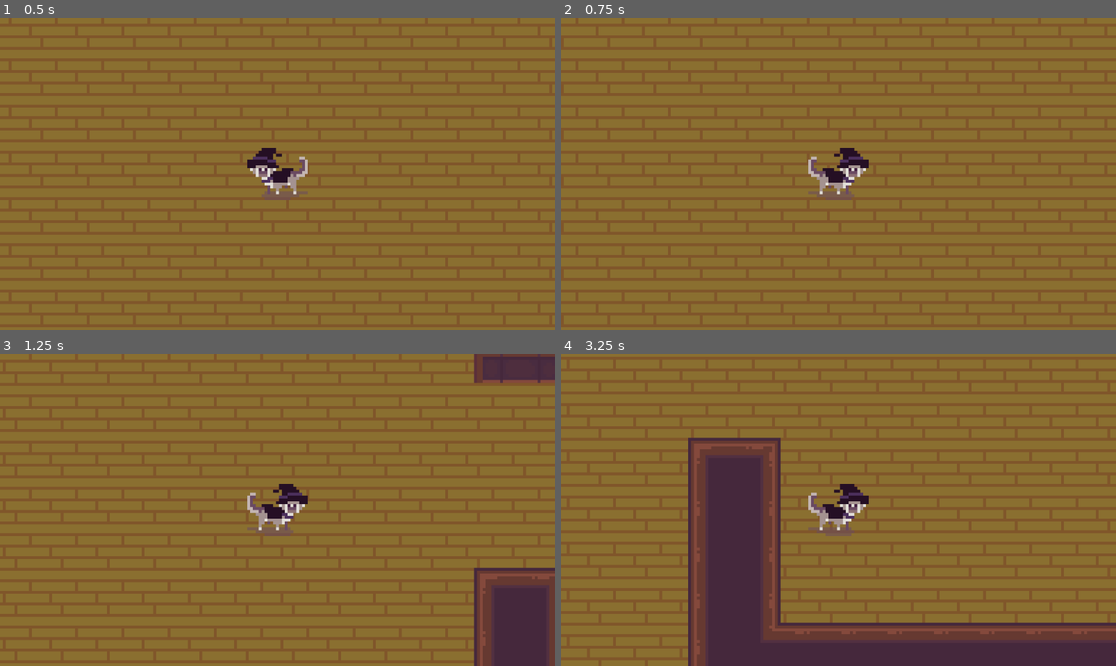
Above: before the commit, frames 1-4 (two rows, left to right).
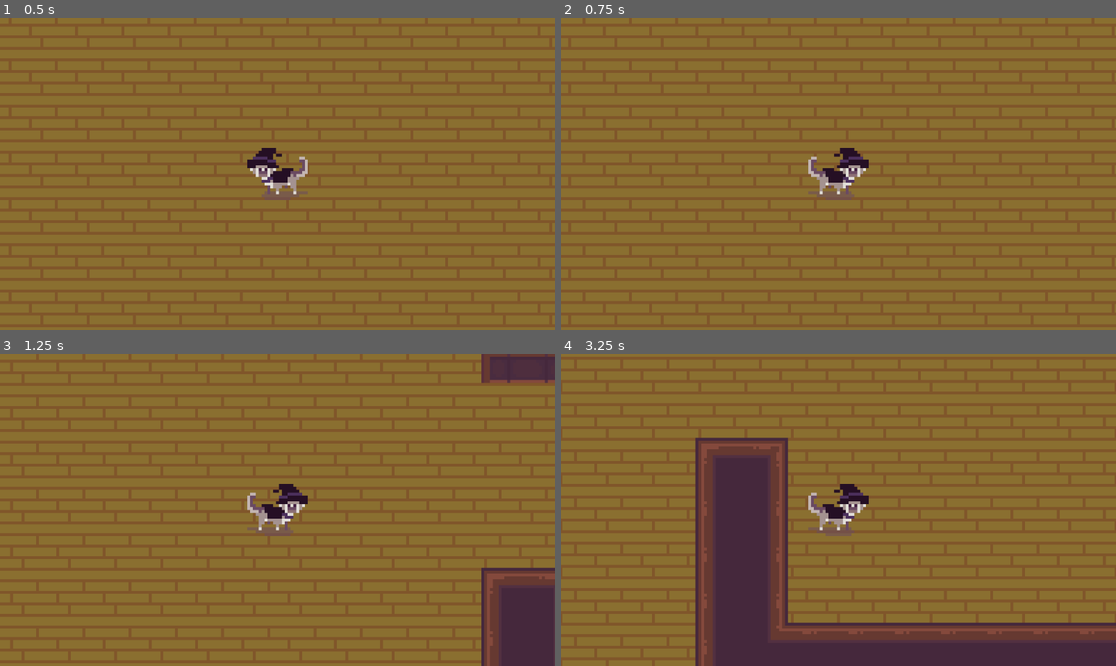
Above: after the commit, the same moments.

Repository: Tarnest/witch-cooking-game
Game: Godot game, scene res://Main/main.tscn
Same seed, same stepped clock (60 frames per second), same inputs: the game is played once before the commit and once after it. The engine's default icon, where the game draws it, is replaced by a stand-in: a white triangle on a blue panel in a dark square.
Inputs (mouse positions are in pixels of both pictures, inside the frame that each line leads up to):
- Up to frame 1 (0.5 s): no input
- Up to frame 2 (0.75 s): tap Enter at 0.5 s; move the mouse to (960, 158) at 0.52 s; press the mouse at (960, 158) at 0.53 s; hold D (move_right) from 0.53 s (still down)
- Up to frame 3 (1.25 s): keep holding D (move_right)
- Up to frame 4 (3.25 s): move the mouse to (727, 525) at 1.27 s; release D (move_right) at 1.28 s; release the mouse at (727, 525) at 1.28 s; hold S (move_down) 1.28-2.03 s; click (727, 525) at 1.35 s; move the mouse to (894, 441) at 2.02 s; press the mouse at (894, 441) at 2.03 s; hold D (move_right) 2.03-2.78 s; move the mouse to (810, 572) at 2.77 s; release the mouse at (810, 572) at 2.78 s; hold W (move_up) from 2.78 s (still down); click (810, 572) at 2.85 s

Frame 1 is identical in both runs. In frame 2, 5.7% of the frame differs, in the area x 0-100%, y 0-98%; in frame 3, 6.8%; in frame 4, 9.1%, in the area x 0-100%, y 2-100%.

Commit message:
Added State Machine to Player

Diff:
--- a/Player/player.gd
+++ b/Player/player.gd
@@ -1,9 +1,28 @@
 extends CharacterBody2D
 
+enum state {
+	IDLE,
+	MOVING
+}
+
+@export var speed = 200
+var current_state = state.IDLE
 var direction = Vector2.ZERO
-@export var speed = 200
 
 func _physics_process(delta):
+	match current_state:
+		state.IDLE: idle()
+		state.MOVING: moving()
+
+
+func idle():
+	if Input.is_action_pressed("moving"):
+		current_state = state.MOVING
+
+func moving():
+	if !Input.is_action_pressed("moving"):
+		current_state = state.IDLE
+
 	var direction = Vector2.ZERO
 
 	if Input.is_action_pressed("move_up"):
--- a/project.godot
+++ b/project.godot
@@ -51,6 +51,14 @@
 "events": [Object(InputEventMouseButton,"resource_local_to_scene":false,"resource_name":"","device":-1,"window_id":0,"a …(256 unchanged characters)…
 ]
 }
+moving={
+"deadzone": 0.5,
+"events": [Object(InputEventKey,"resource_local_to_scene":false,"resource_name":"","device":-1,"window_id":0,"alt_pressed":false,"shift_pressed":false,"ctrl_pressed":false,"meta_pressed":false,"pressed":false,"keycode":0,"physical_keycode":87,"key_label":0,"unicode":119,"echo":false,"script":null)
+, Object(InputEventKey,"resource_local_to_scene":false,"resource_name":"","device":-1,"window_id":0,"alt_pressed":false,"shift_pressed":false,"ctrl_pressed":false,"meta_pressed":false,"pressed":false,"keycode":0,"physical_keycode":65,"key_label":0,"unicode":97,"echo":false,"script":null)
+, Object(InputEventKey,"resource_local_to_scene":false,"resource_name":"","device":-1,"window_id":0,"alt_pressed":false,"shift_pressed":false,"ctrl_pressed":false,"meta_pressed":false,"pressed":false,"keycode":0,"physical_keycode":83,"key_label":0,"unicode":115,"echo":false,"script":null)
+, Object(InputEventKey,"resource_local_to_scene":false,"resource_name":"","device":-1,"window_id":0,"alt_pressed":false,"shift_pressed":false,"ctrl_pressed":false,"meta_pressed":false,"pressed":false,"keycode":0,"physical_keycode":68,"key_label":0,"unicode":100,"echo":false,"script":null)
+]
+}
 
 [layer_names]
 
